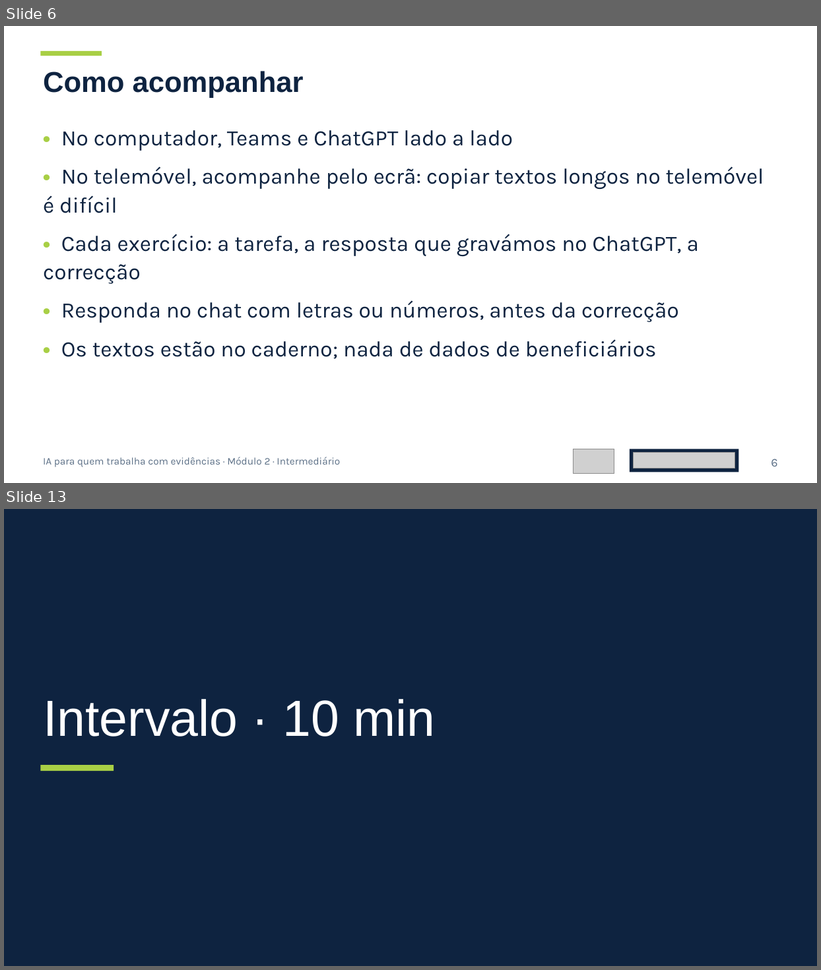
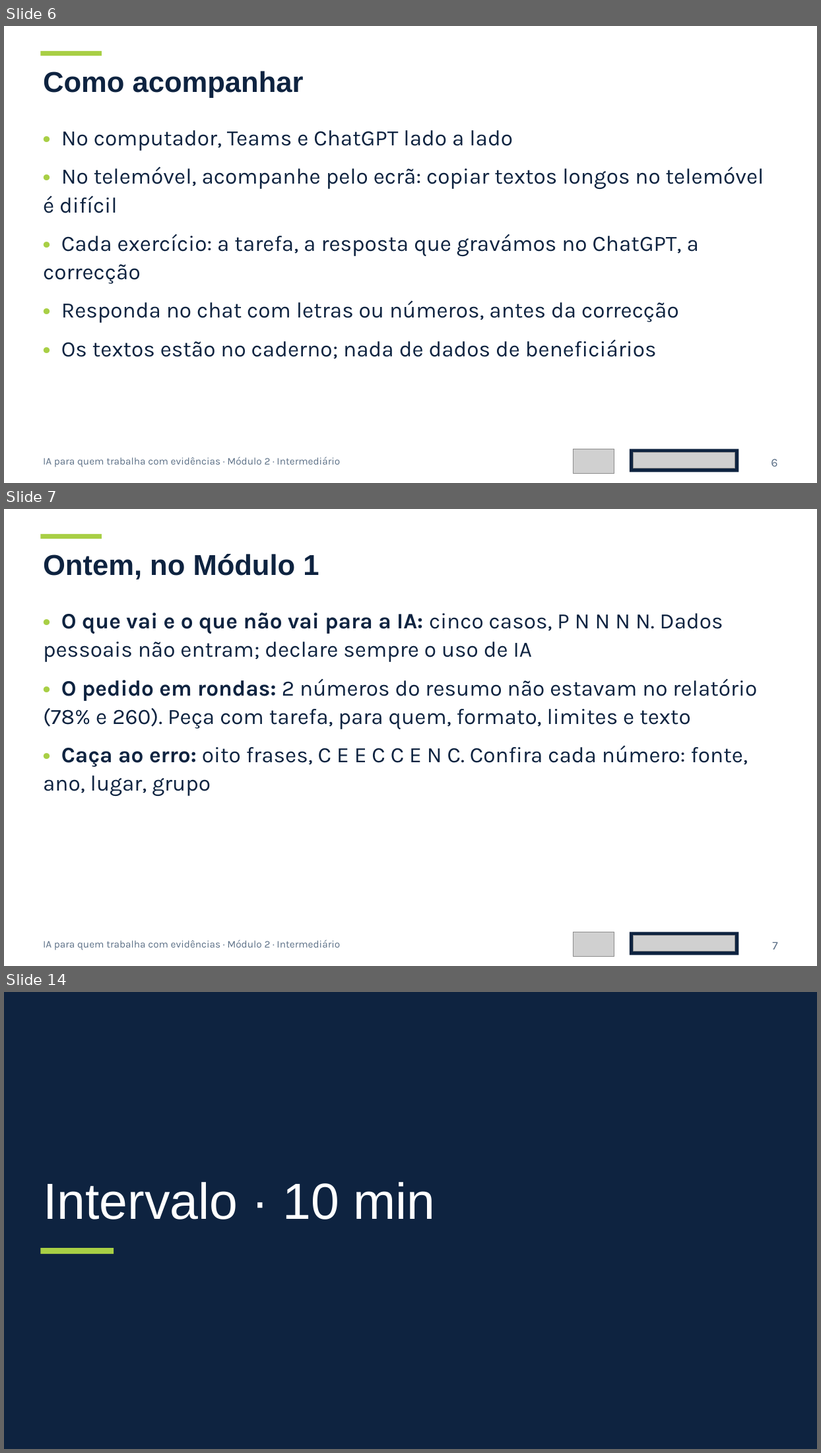
Before and after one commit to policy-lab/policy-lab.github.io, a slide deck: ia-evidencias/downloads/modulo2-diapositivos.pptx. Shown one above the other, each under a label of ours: slides 6 and 13 before the commit, slides 6, 7 and 14 after it; the slides between them are not shown. The pictures are 821x970 and 821x1453 pixels, drawn with LibreOffice and Linux fonts; fonts in the diff are those of the drawing; grey boxes stand for pictures. Boxes give left, top, right and bottom in pixels: in the first picture for what was removed or moved away, otherwise in the second. Text is boxed around its words. In the diff, an @@ line names an element or a change of style, - is before the commit and + after.

Commit message:
Página do curso: diapositivos (Módulos 1 e 2), respostas comentadas (Módulo 1) e pedidos para copiar

```diff
--- a/ia-evidencias/downloads/modulo2-diapositivos.pptx
+++ b/ia-evidencias/downloads/modulo2-diapositivos.pptx
@@ slide 7 added at bbox=[4, 509, 817, 966], background #FFFFFF @@
@@ rectangle added at bbox=[40, 534, 102, 539], fill #A8CF45 @@
@@ text added at bbox=[43, 554, 319, 580], 34 pt, text #0E2340, bold @@
+Ontem, no Módulo 1
@@ text added at bbox=[43, 613, 757, 796], 26 pt, text #0E2340 @@
+• O que vai e o que não vai para a IA: cinco casos, P N N N N. Dados pessoais não entram; declare sempre o uso de IA
+• O pedido em rondas: 2 números do resumo não estavam no relatório (78% e 260). Peça com tarefa, para quem, formato, limites e texto
+• Caça ao erro: oito frases, C E E C C E N C. Confira cada número: fonte, ano, lugar, grupo
@@ text added at bbox=[43, 940, 340, 951], 12 pt, text #5B6F86 @@
+IA para quem trabalha com evidências · Módulo 2 · Intermediário
@@ picture added at bbox=[573, 932, 614, 956] @@
@@ rectangle added at bbox=[630, 932, 739, 956], fill #0E2340 @@
@@ picture added at bbox=[634, 936, 735, 952] @@
@@ text added at bbox=[772, 942, 778, 950], 14 pt, text #5B6F86 @@
+7
@@ what was slide 13 is now slide 14 @@
```
Also in this commit, not shown: 21 slides changed, 4 other files.
